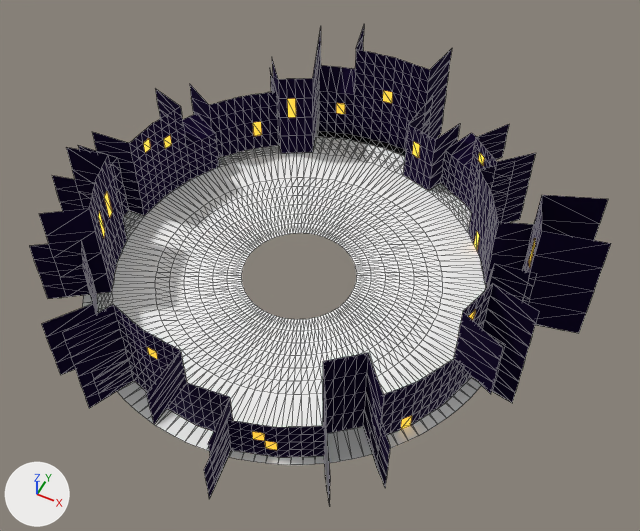
The glTF model public/models/background.glb, before and after one commit.
The view is the same before and after, from a camera (50 mm lens) standing at (19.9, -36.4, 46.8) and looking at (2.1, -0.8, 2.3). Arrows for +X, +Y and +Z are at lower left; the lights stay in place. The older version comes first. Mesh edges are drawn as thin lines. Where no turn or scale is listed for an object, it has been applied to the vertices.

Names of what the first picture shows: 'BG', 'Ground base 1.002'.
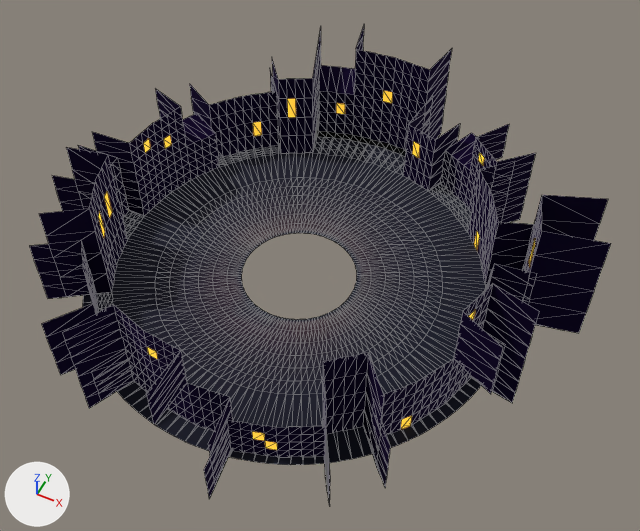
Commit message: 0612  beta upload - background ketinggalan

Location of each change, (x1, y1, x2, y2) in pixels of the pictures (640 x 531 px):
'Ground base 1.002', surface changed (white to grey): (83, 137, 487, 465) in both

What changed in the scene script:
```text
Add img_bg_bake:
    img_bg_bake = load_image('BG bake', '_unpacked/BG_bake', 1024, 1024, 'sRGB')
Change mat_bake_template:
    where n0 = _N.new('ShaderNodeBsdfPrincipled'); n0.name = 'Principled BSDF'
    remove n0.inputs[0].default_value = (1.0, 1.0, 1.0, 1.0)  # 'Base Color', white #ffffff
    add n2 = _N.new('ShaderNodeTexImage'); n2.name = 'Image Texture'
    add n2.image = img_bg_bake
    add n3 = _N.new('ShaderNodeUVMap'); n3.name = 'UV Map'
    add n3.uv_map = 'UVMap.001'
    add _L.new(n2.outputs[0], n0.inputs[0])  # 'Color' to 'Base Color'
    add _L.new(n3.outputs[0], n2.inputs[0])  # 'UV' to 'Vector'
```
